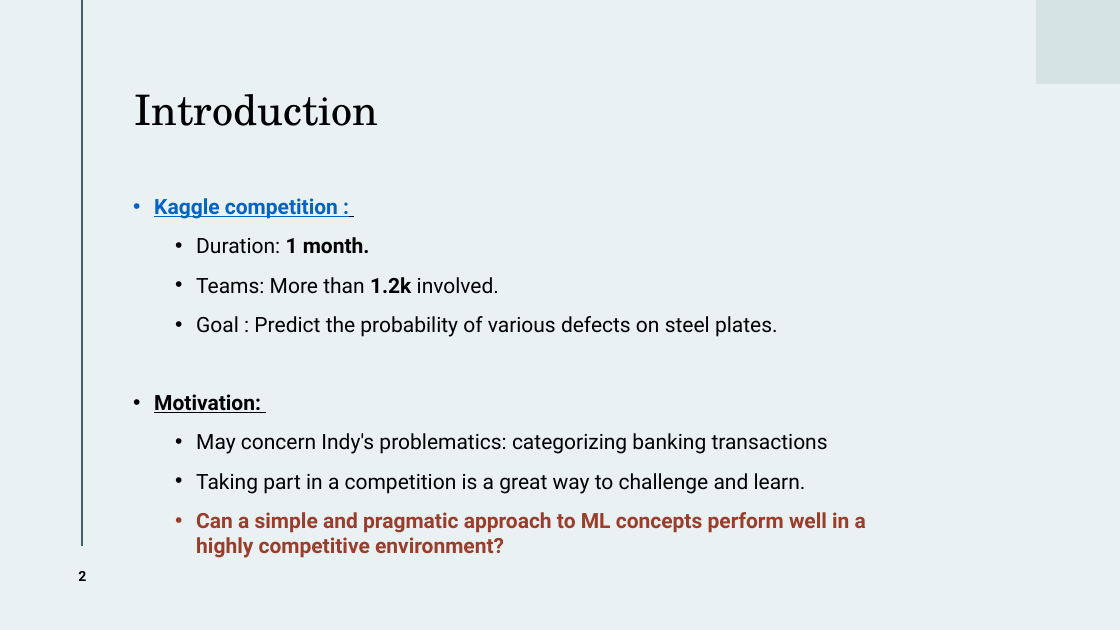
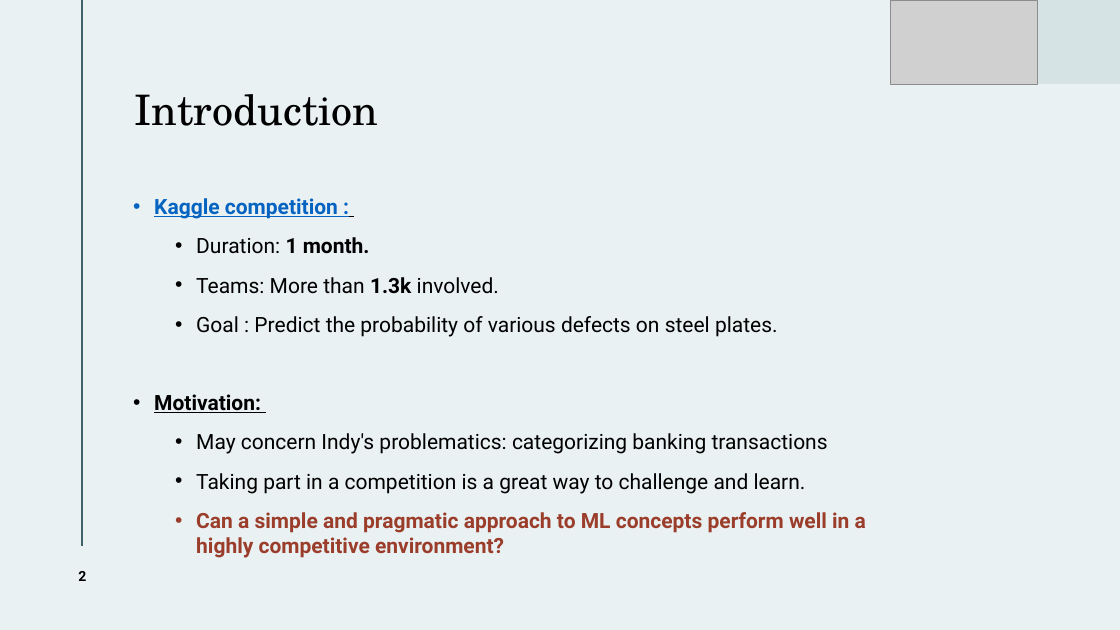
Before and after one commit to necois/kaggle, a slide deck: slide 2 of materials/Indy_2024.pptx. Drawn at 1120x630 pixels with LibreOffice and Linux fonts; fonts in the diff are those of the drawing; grey boxes stand for pictures. Boxes give left, top, right and bottom in pixels: in the first picture for what was removed or moved away, otherwise in the second. Text is boxed around its words. In the diff, an @@ line names an element or a change of style, - is before the commit and + after.

```diff
--- a/materials/Indy_2024.pptx
+++ b/materials/Indy_2024.pptx
@@ picture added at (891,0,1038,84) @@
@@ text at (196,277,499,294): text changed @@
-  • Teams: More than 1.2k involved.
+  • Teams: More than 1.3k involved.
```
Also in this commit, not shown: 5 other slides changed.
